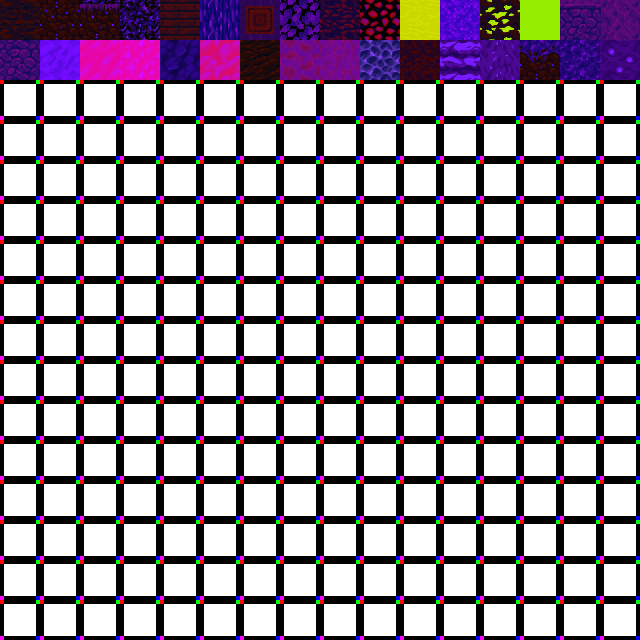
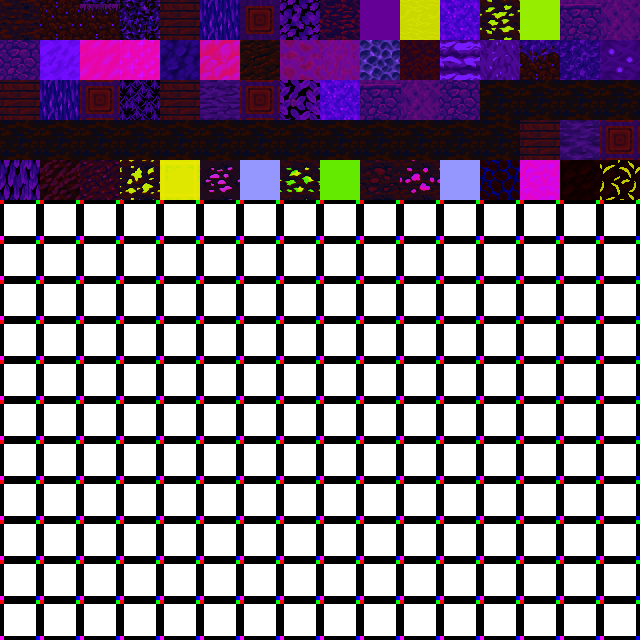
Layered file, before and after one edit (640x640). Changes by layer:
painted on "Arrière-plan" over [0,0,640,200]
